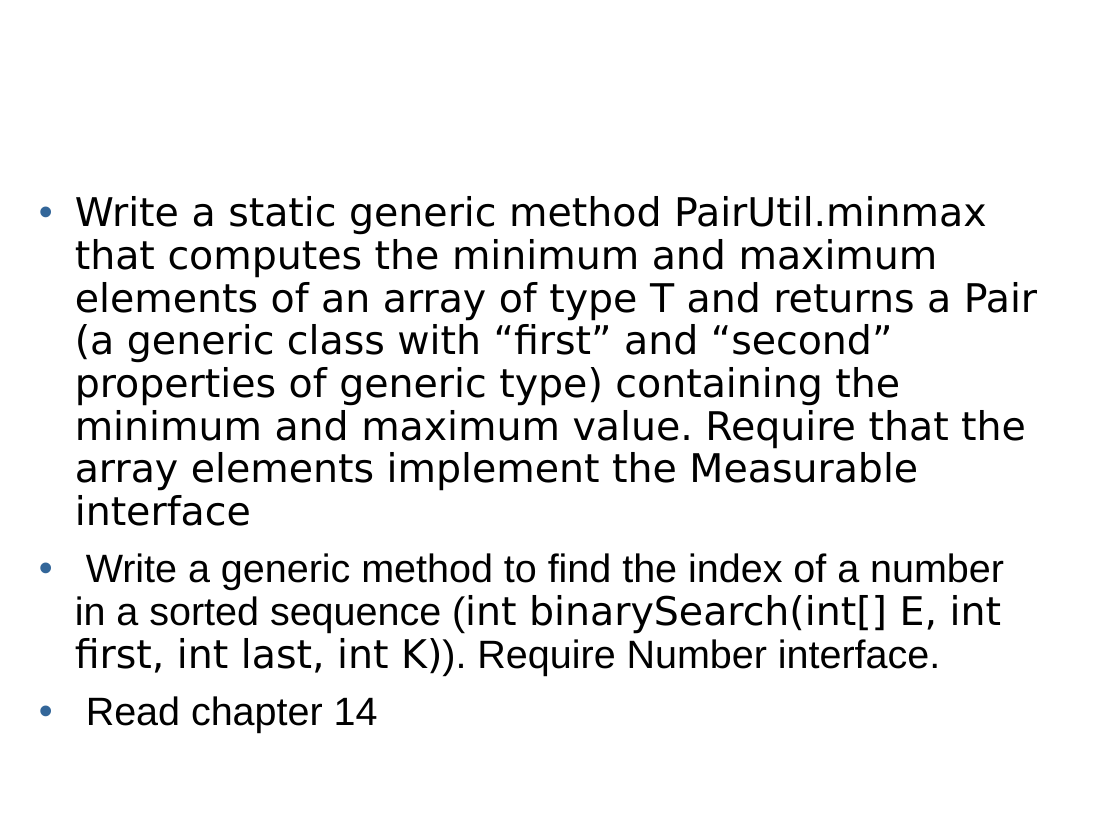
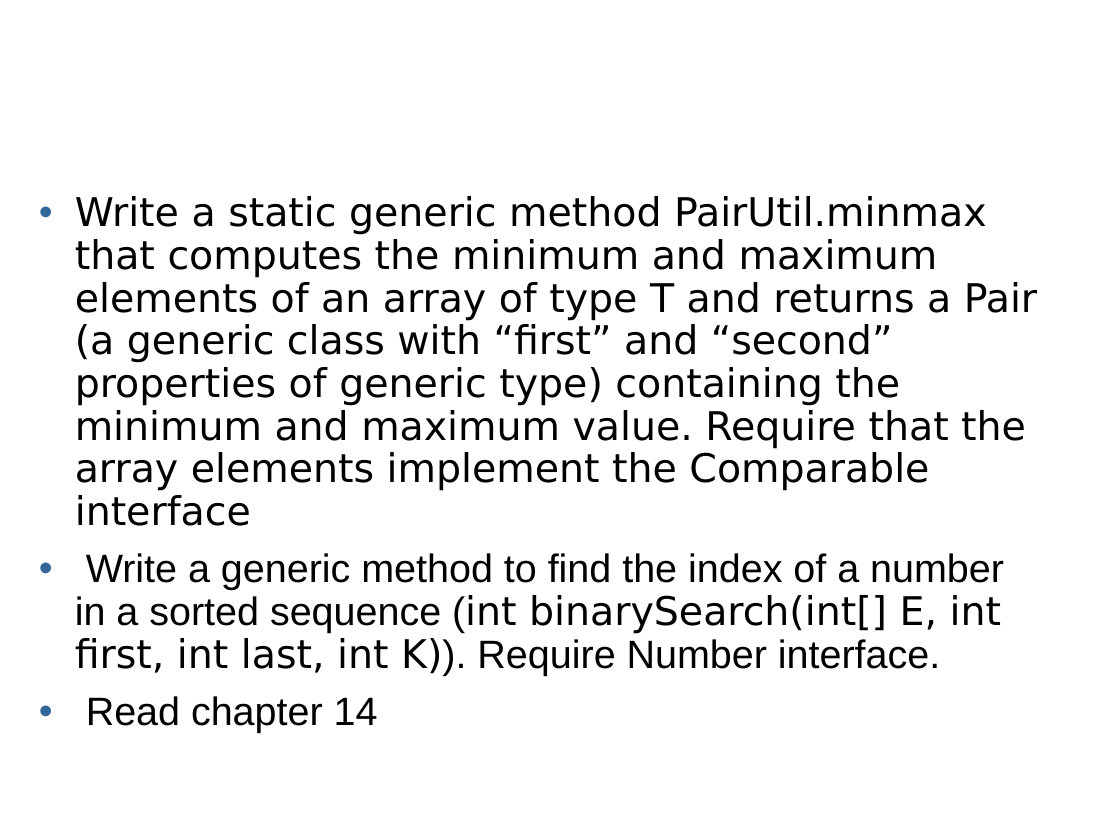
Before and after one commit to ITC-Vanadzor/ITC-7, a slide deck: slide 12 of Presentations/Java/java_generics.odp. Drawn at 1120x840 pixels with LibreOffice and Linux fonts; fonts in the diff are those of the drawing; background and template pictures are left out. Boxes give left, top, right and bottom in pixels: in the first picture for what was removed or moved away, otherwise in the second. Text is boxed around its words. In the diff, an @@ line names an element or a change of style, - is before the commit and + after.

Commit message:
Corrected the requirement mentioned in the first homework of the Generic topic

```diff
--- a/Presentations/Java/java_generics.odp
+++ b/Presentations/Java/java_generics.odp
@@ text at (x1=75, y1=196, x2=1037, y2=526): text changed @@
-• Write a static generic method PairUtil.minmax that computes the minimum and maximum elements of an array of type T and returns a Pair (a generic class with “first” and “second” properties of generic type) containing the minimum and maximum value. Require that the array elements implement the Measurable interface
+• Write a static generic method PairUtil.minmax that computes the minimum and maximum elements of an array of type T and returns a Pair (a generic class with “first” and “second” properties of generic type) containing the minimum and maximum value. Require that the array elements implement the Comparable interface
```
Also in this commit, not shown: 1 other slide changed.
